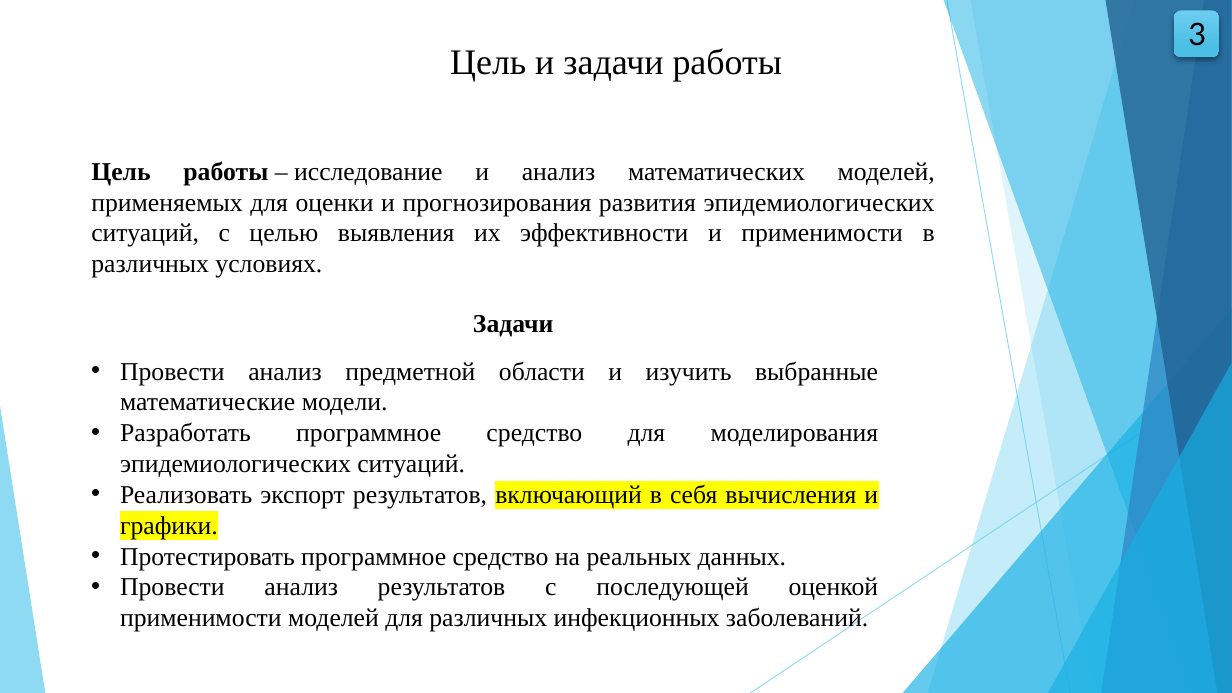
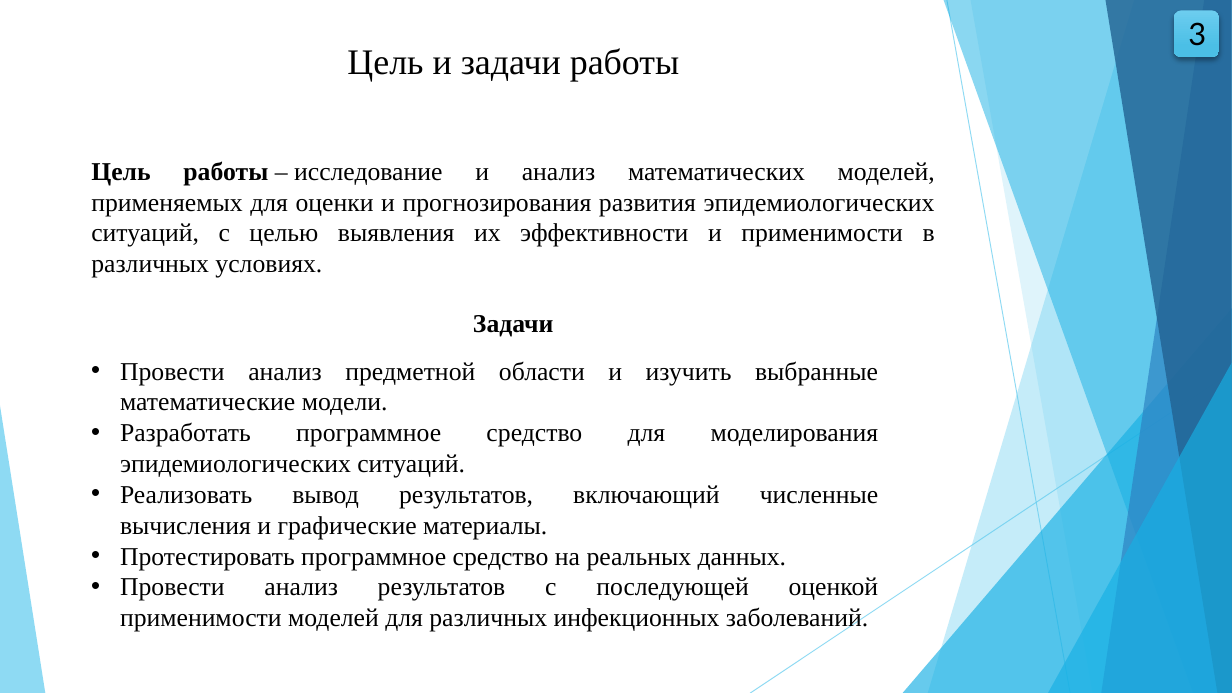
Before and after one commit to wolfufu/EpidemicModelsApp, a slide deck: slide 3 of VKR_Volkova_VMO41.pptx. Drawn at 1232x693 pixels with LibreOffice and Linux fonts; fonts in the diff are those of the drawing. Boxes give left, top, right and bottom in pixels: in the first picture for what was removed or moved away, otherwise in the second. Text is boxed around its words. In the diff, an @@ line names an element or a change of style, - is before the commit and + after.

```diff
--- a/VKR_Volkova_VMO41.pptx
+++ b/VKR_Volkova_VMO41.pptx
@@ text "Цель и задачи работы": place and size @@
-text "Цель и задачи работы" at (450,48,782,81)
+text "Цель и задачи работы" at (347,48,679,81)
@@ text at (120,485,878,539): text changed @@
-• Реализовать экспорт результатов, включающий в себя вычисления и графики.
+• Реализовать вывод результатов, включающий численные вычисления и графические материалы.
```
Also in this commit, not shown: 13 other slides changed, 13 other files.
